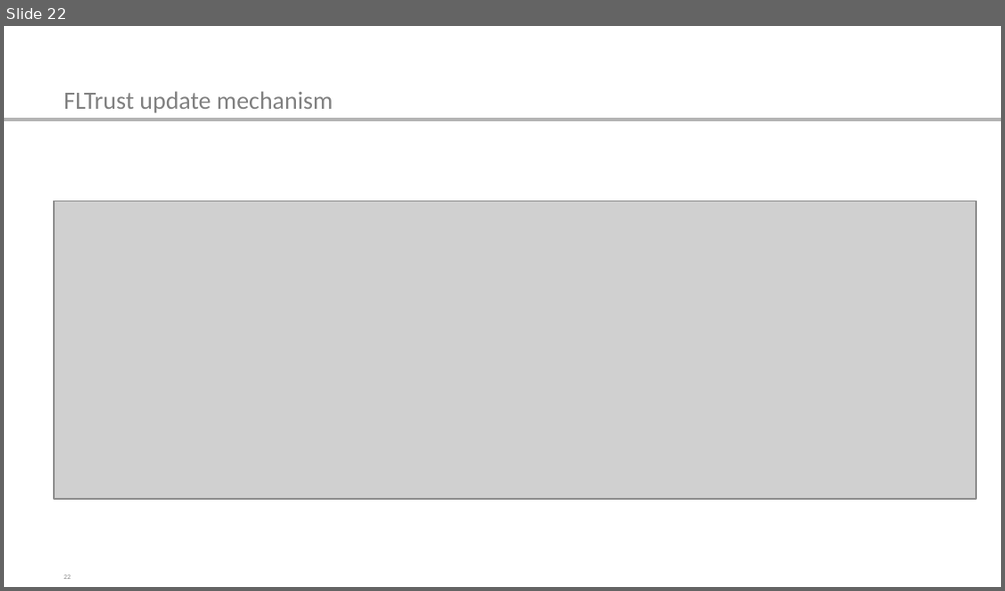
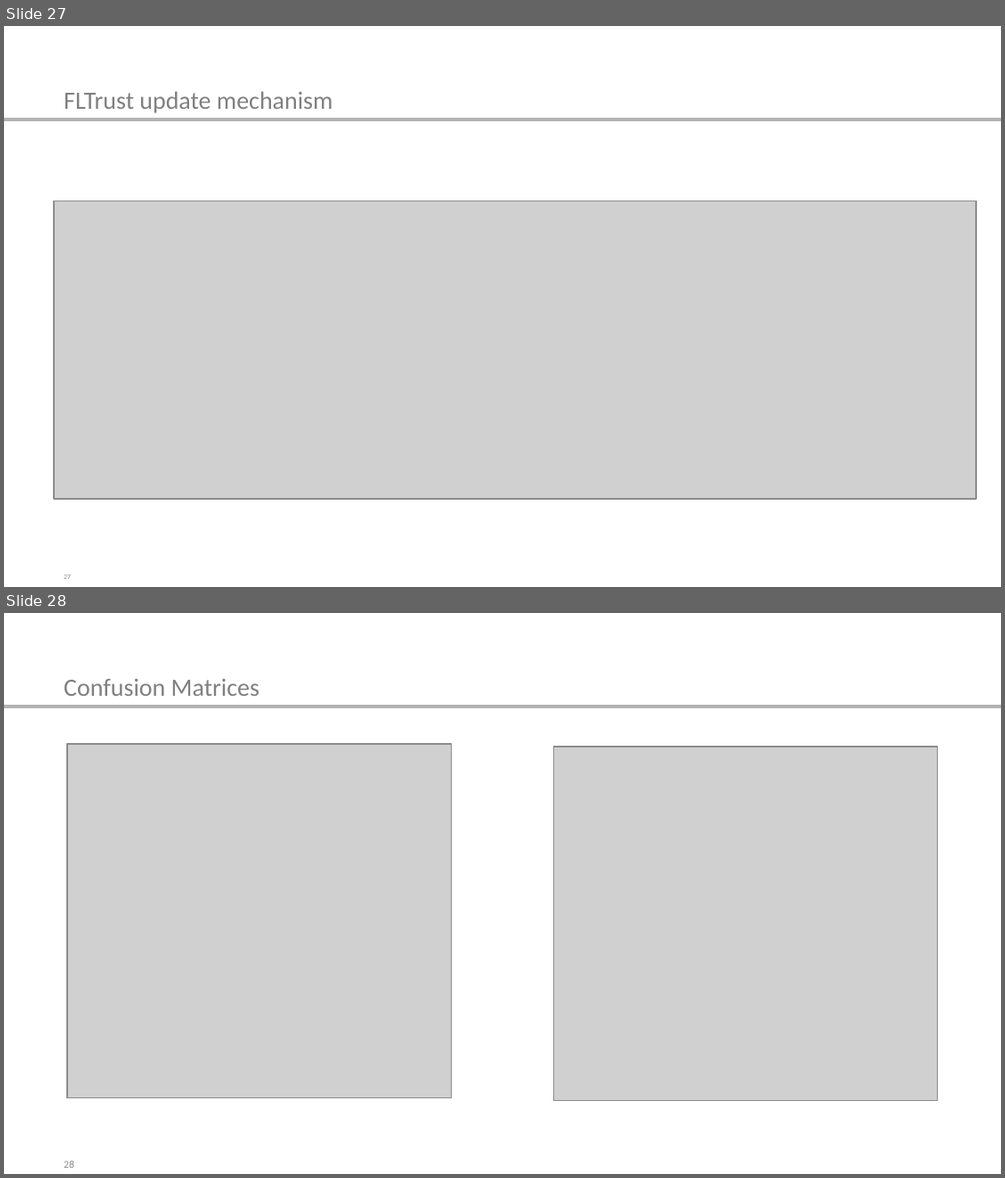
Before and after one commit to r-jschnoor/DPaDS, a slide deck: latex/final_presentation/DPaDS_final.pptx. Shown one above the other, each under a label of ours: slide 22 before the commit, slides 27 and 28 after it. The pictures are 1005x591 and 1005x1178 pixels, drawn with LibreOffice and Linux fonts; fonts in the diff are those of the drawing; grey boxes stand for pictures. Boxes give left, top, right and bottom in pixels: in the first picture for what was removed or moved away, otherwise in the second. Text is boxed around its words. In the diff, an @@ line names an element or a change of style, - is before the commit and + after.

```diff
--- a/latex/final_presentation/DPaDS_final.pptx
+++ b/latex/final_presentation/DPaDS_final.pptx
@@ slide 28 added at (4,613,1001,1174), background #FFFFFF; not listed: 1 template element that a slide beside it also shows @@
@@ title added at (64,679,259,696), 18 pt, text #808080 @@
+Confusion Matrices
@@ picture added at (67,744,451,1097) @@
@@ picture added at (553,747,937,1101) @@
@@ page number added at (64,1160,74,1167), 7.5 pt, text #8C8C8C @@
+28
@@ what was slide 22 is now slide 27 @@
```
Also in this commit, not shown: 16 slides changed, 6 other slides added, 1 slide removed, 8 other files.
